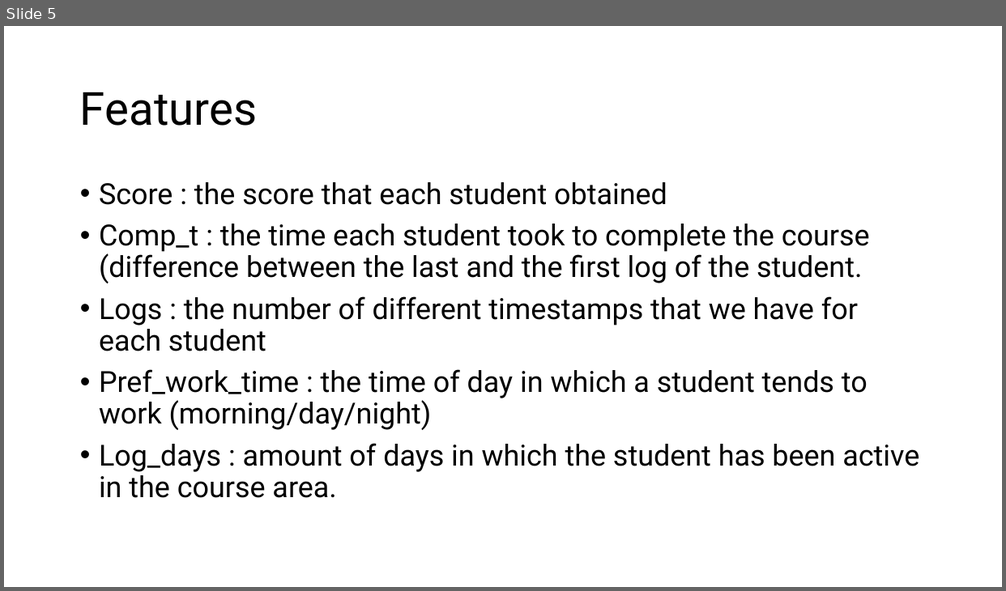
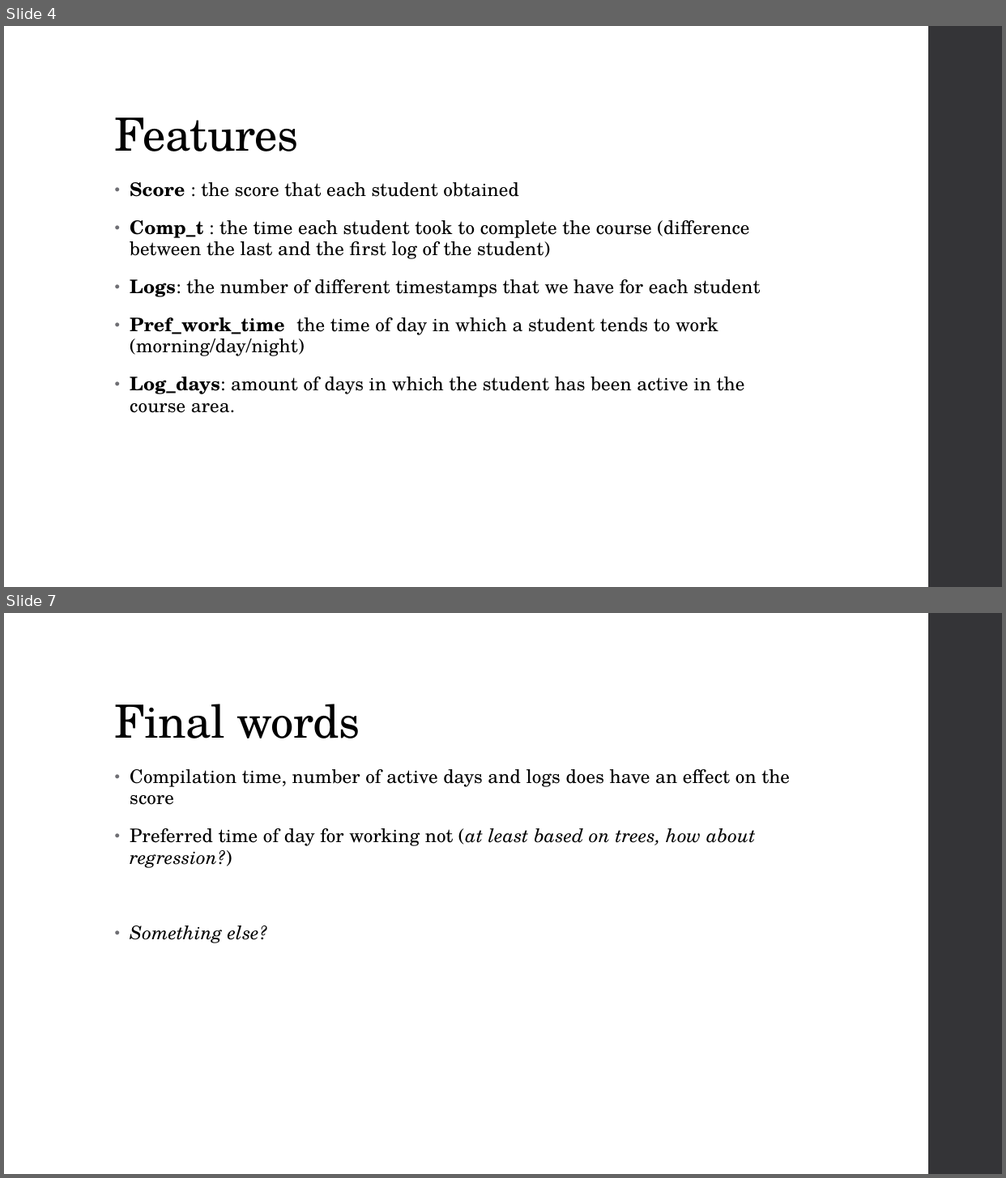
Before and after one commit to fskgiulia/JYUEF01, a slide deck: edm-project.pptx. Shown one above the other, each under a label of ours: slide 5 before the commit, slides 4 and 7 after it; the slides between them are not shown. The pictures are 1006x591 and 1006x1178 pixels, drawn with LibreOffice and Linux fonts; fonts in the diff are those of the drawing. Boxes give left, top, right and bottom in pixels: in the first picture for what was removed or moved away, otherwise in the second. Text is boxed around its words. In the diff, an @@ line names an element or a change of style, - is before the commit and + after.

```diff
--- a/edm-project.pptx
+++ b/edm-project.pptx
@@ slide 7 added at [4, 613, 1002, 1174], background #FFFFFF; not listed: 1 template element that a slide beside it also shows @@
@@ title added at [115, 704, 360, 739], 44 pt, text #000000 @@
+Final words
@@ text added at [130, 769, 790, 943], 18 pt, text #000000 @@
+• Compilation time, number of active days and logs does have an effect on the score
+• Preferred time of day for working not (at least based on trees, how about regression?)
+• Something else?
@@ what was slide 5 is now slide 4 @@
@@ slide 4 changed as well @@
@@ rectangle added at [928, 26, 1002, 587], fill #353537 @@
@@ title "Features": place and size @@
-title "Features" at [80, 92, 257, 126]
+title "Features" at [115, 118, 299, 152]
@@ title "Features" at [115, 118, 299, 152]: font Roboto to TeX Gyre Schola, letter spacing 0 to -0.5 pt; vertical alignment middle to bottom @@
@@ text "Score : the score that ...": place and size @@
-text "Score : the score that ..." at [99, 182, 919, 498]
+text "Score : the score that ..." at [130, 182, 760, 413]
@@ text at [130, 182, 518, 197]: size 28 to 18 pt, font Roboto to TeX Gyre Schola, letter spacing 0 to 0.1 pt in "Score : the score that each student ..."; bold on in "Score"; indent changed; line spacing 0.9 to 0.95; more space between paragraphs @@
@@ text at [130, 220, 760, 413]: text changed; size 28 to 18 pt; font Roboto to TeX Gyre Schola @@
-• Comp_t : the time each student took to complete the course (difference between the last and the first log of the student.
-• Logs : the number of different timestamps that we have for each student
-• Pref_work_time : the time of day in which a student tends to work (morning/day/night)
-• Log_days : amount of days in which the student has been active in the course area.
+• Comp_t : the time each student took to complete the course (difference between the last and the first log of the student)
+• Logs: the number of different timestamps that we have for each student
+• Pref_work_time the time of day in which a student tends to work (morning/day/night)
+• Log_days: amount of days in which the student has been active in the course area.
```
Also in this commit, not shown: 3 other slides changed, 3 other slides added, 2 slides removed.
